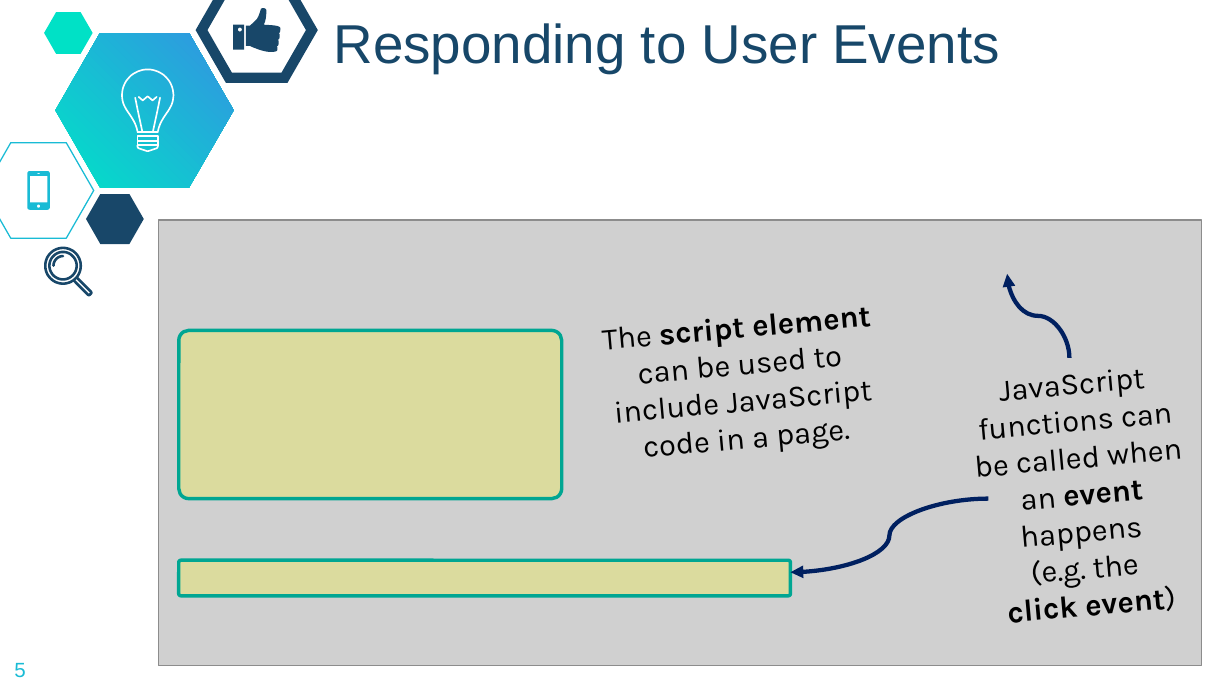
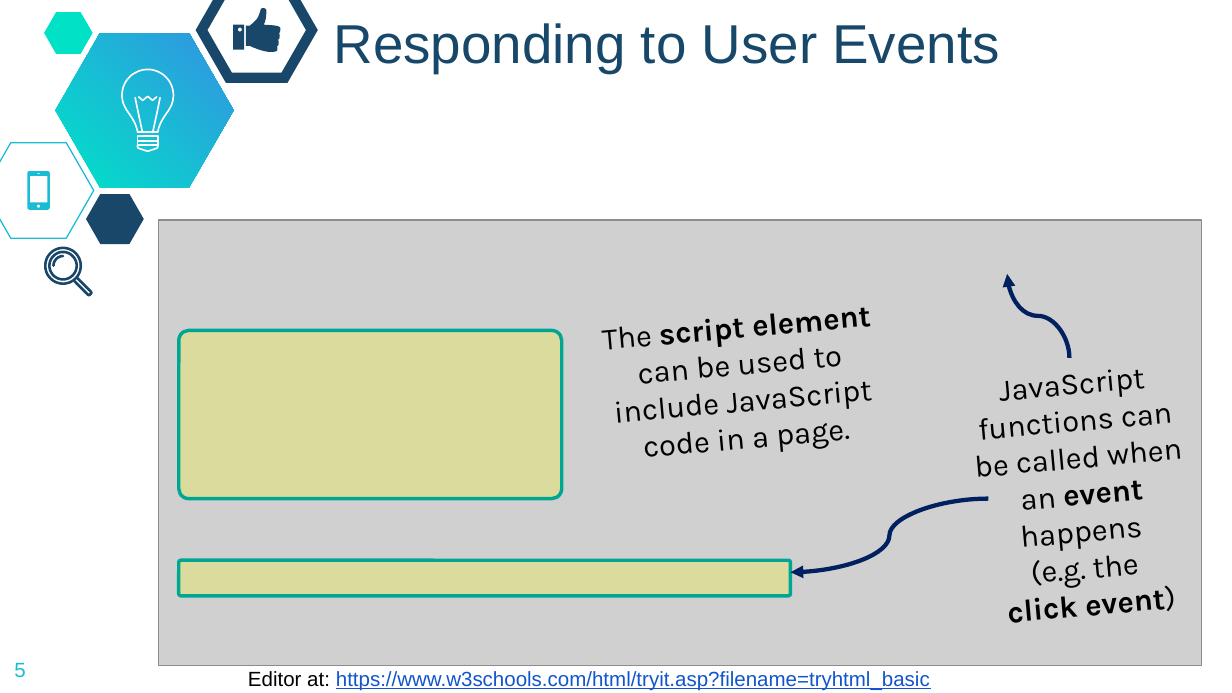
Before and after one commit to dickinson-comp256/COMP256, a slide deck: slide 5 of docs/materials/07-WebAbstractions/WA3-S-JavaScript.pptx. Drawn at 1232x693 pixels with LibreOffice and Linux fonts; fonts in the diff are those of the drawing; grey boxes stand for pictures; background and template pictures are left out. Boxes give left, top, right and bottom in pixels: in the first picture for what was removed or moved away, otherwise in the second. Text is boxed around its words. In the diff, an @@ line names an element or a change of style, - is before the commit and + after.

```diff
--- a/docs/materials/07-WebAbstractions/WA3-S-JavaScript.pptx
+++ b/docs/materials/07-WebAbstractions/WA3-S-JavaScript.pptx
@@ text added at box(248, 671, 930, 691), 12 pt, text #1155CC, underline @@
+Editor at: https://www.w3schools.com/html/tryit.asp?filename=tryhtml_basic
```
Also in this commit, not shown: 2 other slides changed.
